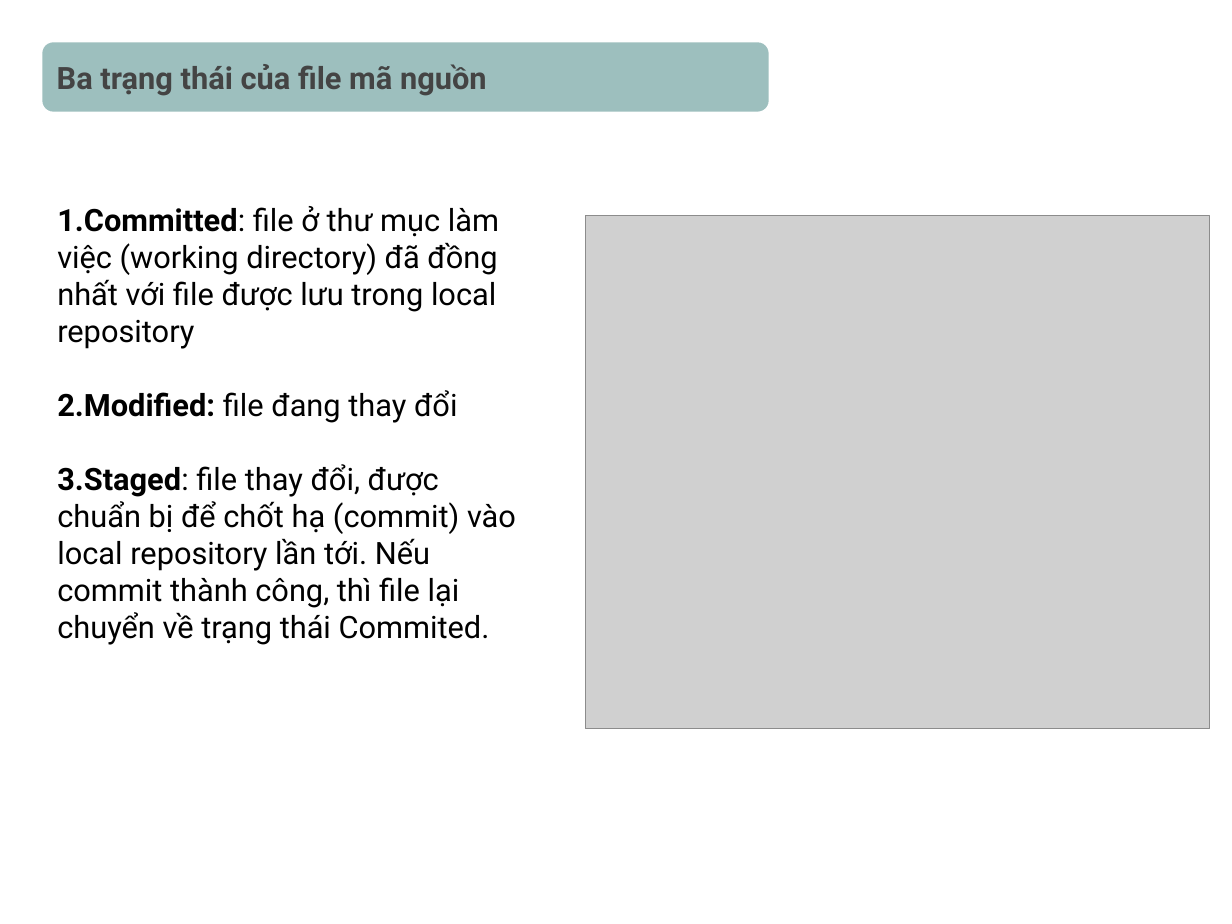
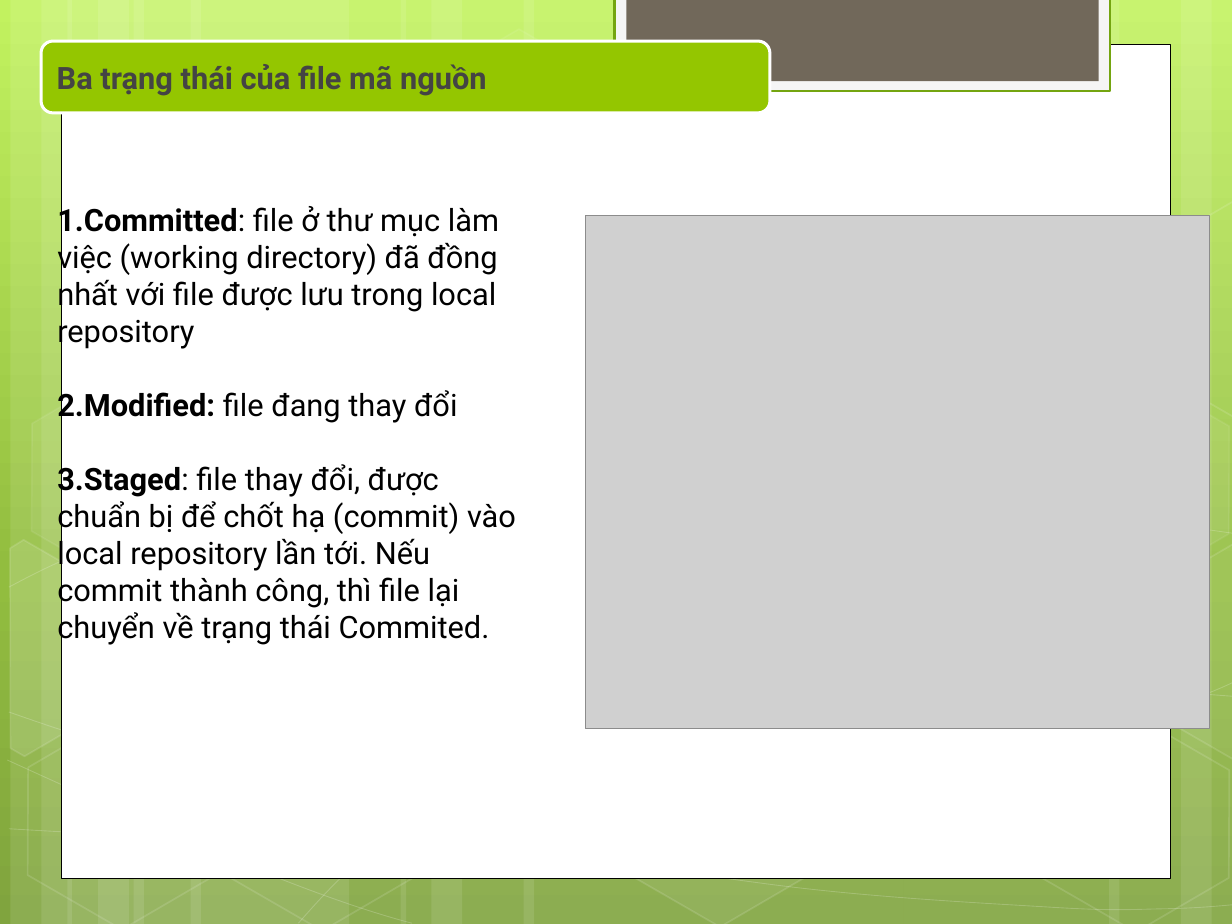
Before and after one commit to vothihoangyen/demott8-6, a slide deck: slide 7 of GIT-AND-GITHUB.pptx. Drawn at 1232x924 pixels with LibreOffice and Linux fonts; fonts in the diff are those of the drawing; grey boxes stand for pictures; background and template pictures are left out. Boxes give left, top, right and bottom in pixels: in the first picture for what was removed or moved away, otherwise in the second. Text is boxed around its words. In the diff, an @@ line names an element or a change of style, - is before the commit and + after.

```diff
--- a/GIT-AND-GITHUB.pptx
+++ b/GIT-AND-GITHUB.pptx
@@ rectangle added at (615,0,1110,91), fill #F5F5F5, outline #74A510 1.25 pt @@
@@ rectangle added at (626,0,1098,81), fill #71685A @@
@@ rounded rectangle "Ba trạng thái của file ..." at (41,41,770,112): fill #9DBFBE to #94C600; outline #FFFFFF 1.5 pt to #FFFFFF 1.75 pt @@
@@ rectangle added at (62,44,1170,877), fill #FFFFFF, outline #000000 0.5 pt @@
@@ group added at (0,0,1232,924): 12 rectangles, 8 freeform shapes, 8 hexagons @@
@@ ellipse removed at (1153,848,1196,891) @@
```
Also in this commit, not shown: 10 other slides changed.
